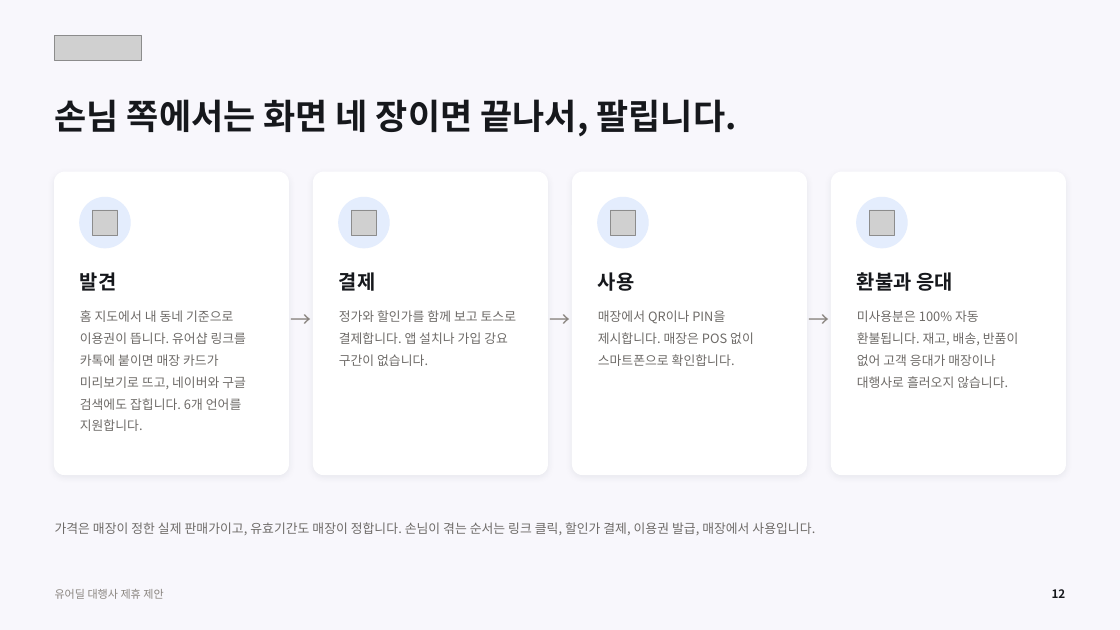
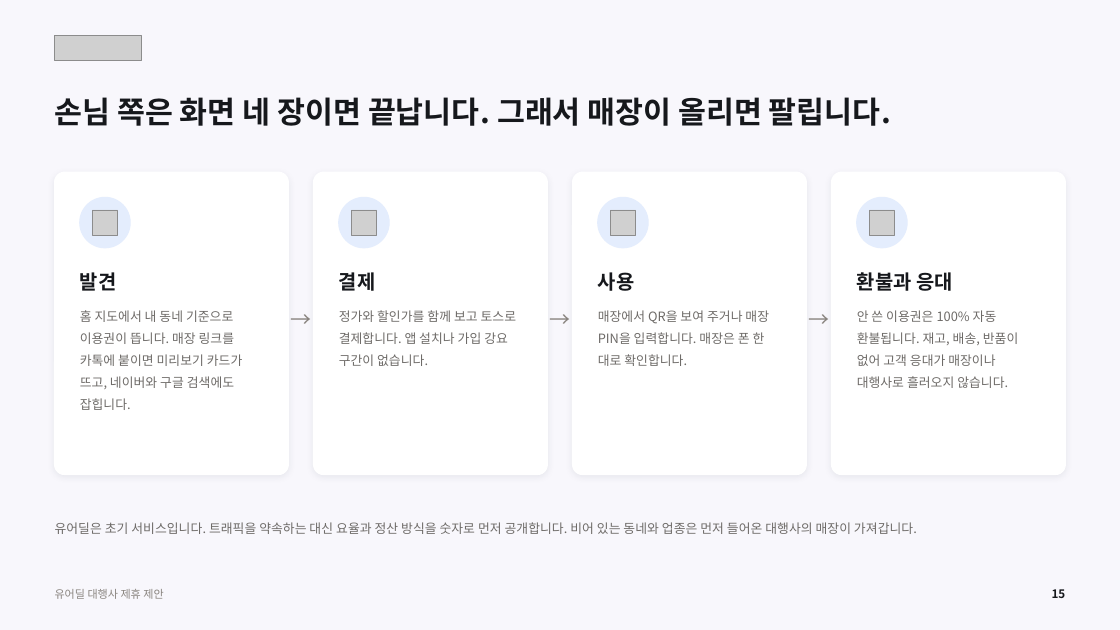
Before and after one commit to tobe2111/ur-live, a slide deck: slide 15 of docs/business/proposals/urdeal-agency-proposal.pptx (slide 12 before the commit). Drawn at 1120x630 pixels with LibreOffice and Linux fonts; fonts in the diff are those of the drawing; grey boxes stand for pictures. Boxes give left, top, right and bottom in pixels: in the first picture for what was removed or moved away, otherwise in the second. Text is boxed around its words. In the diff, an @@ line names an element or a change of style, - is before the commit and + after.

```diff
--- a/docs/business/proposals/urdeal-agency-proposal.pptx
+++ b/docs/business/proposals/urdeal-agency-proposal.pptx
@@ text at box(55, 97, 891, 126): text changed; size 30 to 26 pt @@
-손님 쪽에서는 화면 네 장이면 끝나서, 팔립니다.
+손님 쪽은 화면 네 장이면 끝납니다. 그래서 매장이 올리면 팔립니다.
@@ text at box(80, 310, 242, 410): text changed @@
-홈 지도에서 내 동네 기준으로 이용권이 뜹니다. 유어샵 링크를 카톡에 붙이면 매장 카드가 미리보기로 뜨고, 네이버와 구글 검색에도 잡힙니다. 6개 언어를 지원합니다.
+홈 지도에서 내 동네 기준으로 이용권이 뜹니다. 매장 링크를 카톡에 붙이면 미리보기 카드가 뜨고, 네이버와 구글 검색에도 잡힙니다.
@@ text at box(598, 310, 769, 366): text changed @@
-매장에서 QR이나 PIN을 제시합니다. 매장은 POS 없이 스마트폰으로 확인합니다.
+매장에서 QR을 보여 주거나 매장 PIN을 입력합니다. 매장은 폰 한 대로 확인합니다.
@@ text at box(857, 310, 1018, 388): text changed @@
-미사용분은 100% 자동 환불됩니다. 재고, 배송, 반품이 없어 고객 응대가 매장이나 대행사로 흘러오지 않습니다.
+안 쓴 이용권은 100% 자동 환불됩니다. 재고, 배송, 반품이 없어 고객 응대가 매장이나 대행사로 흘러오지 않습니다.
@@ text at box(55, 522, 917, 534): text changed @@
-가격은 매장이 정한 실제 판매가이고, 유효기간도 매장이 정합니다. 손님이 겪는 순서는 링크 클릭, 할인가 결제, 이용권 발급, 매장에서 사용입니다.
+유어딜은 초기 서비스입니다. 트래픽을 약속하는 대신 요율과 정산 방식을 숫자로 먼저 공개합니다. 비어 있는 동네와 업종은 먼저 들어온 대행사의 매장이 가져갑니다.
@@ text at box(1052, 589, 1066, 598): text changed @@
-12
+15
```
Also in this commit, not shown: 8 other slides changed, 7 slides added, 5 slides removed, 3 other files.
